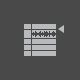
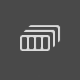
Comparing the layer stacks of the two w=80, h=80 images. Changes:
added layer "scenes" above "range_tools" over [20, 25, 61, 56]
hid group "arranger" (18 layers) over [24, 24, 64, 56]
